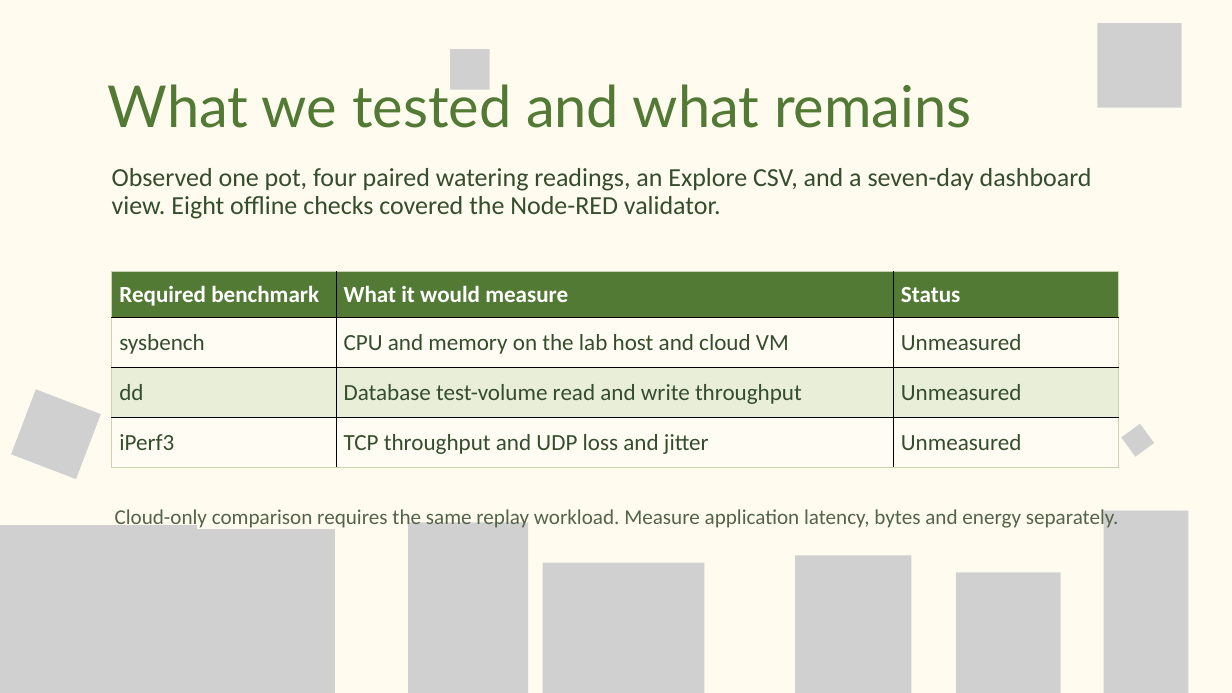
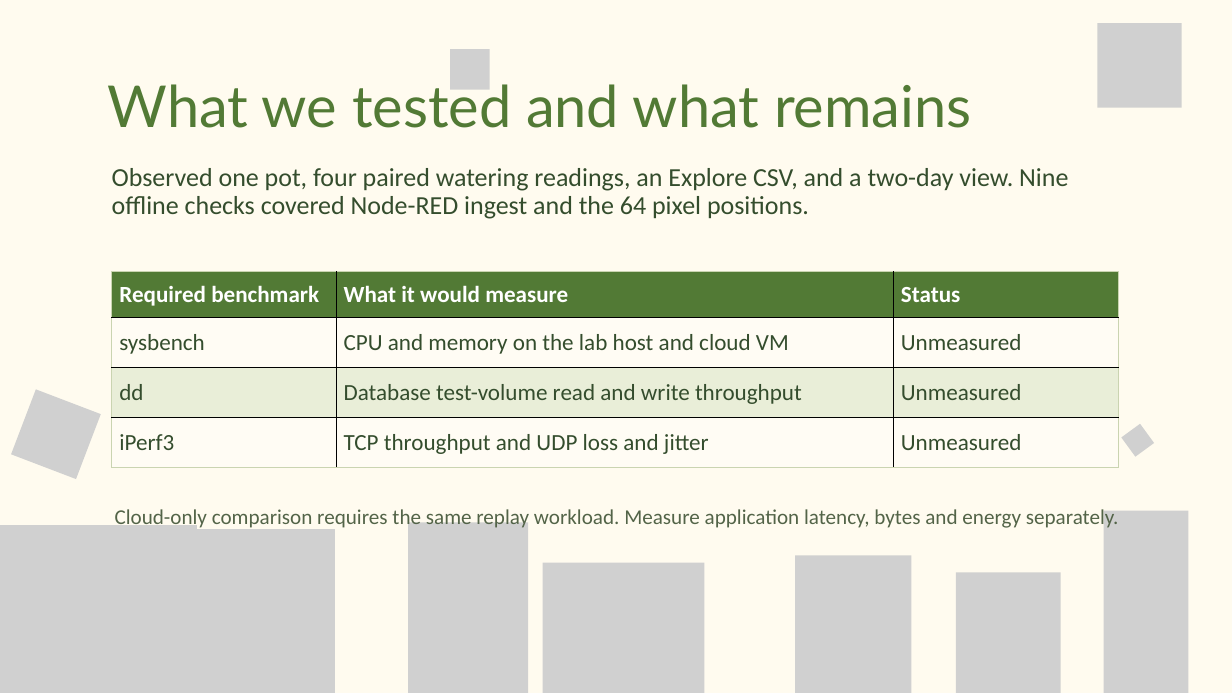
Before and after one commit to Waranon021/Plantcare-IOT, a slide deck: slide 9 of docs/PlantCare-IoT-Final-Presentation.pptx. Drawn at 1232x693 pixels with LibreOffice and Linux fonts; fonts in the diff are those of the drawing; grey boxes stand for pictures. Boxes give left, top, right and bottom in pixels: in the first picture for what was removed or moved away, otherwise in the second. Text is boxed around its words. In the diff, an @@ line names an element or a change of style, - is before the commit and + after.

Commit message:
Update PlantCare dashboard, thermal matrix, and presentation

```diff
--- a/docs/PlantCare-IoT-Final-Presentation.pptx
+++ b/docs/PlantCare-IoT-Final-Presentation.pptx
@@ text at (x1=112, y1=168, x2=1068, y2=219): text changed @@
-Observed one pot, four paired watering readings, an Explore CSV, and a seven-day dashboard view. Eight offline checks covered the Node-RED validator.
+Observed one pot, four paired watering readings, an Explore CSV, and a two-day view. Nine offline checks covered Node-RED ingest and the 64 pixel positions.
```
Also in this commit, not shown: 4 other slides changed, 1 slide added, 13 other files.
